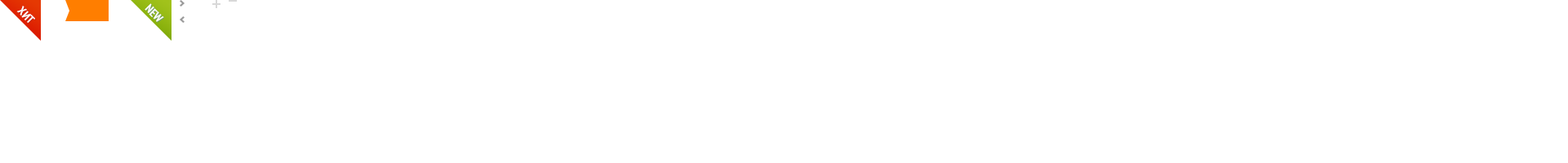
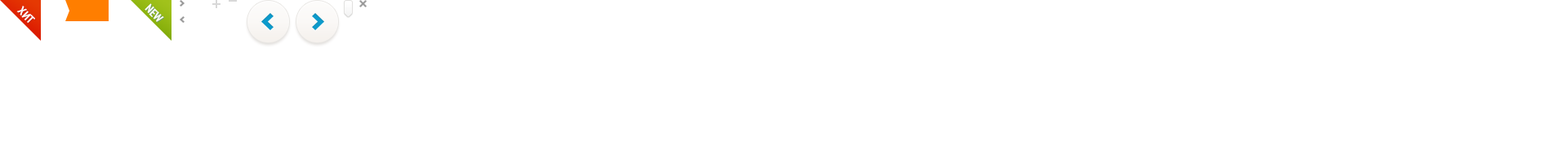
The second 1568 × 163 image is a revision of the first. Changes to its layers:
added layer "Layer 6 copy" above "Layer 8" over [294, 0, 340, 47]
added layer "Layer 8" above "Layer 7" over [359, 0, 367, 8]
added layer "Layer 7" above "Layer 6" over [343, 0, 353, 18]
added layer "Layer 6" (color dodge) above "Layer 4 copy" over [245, 0, 291, 47]
